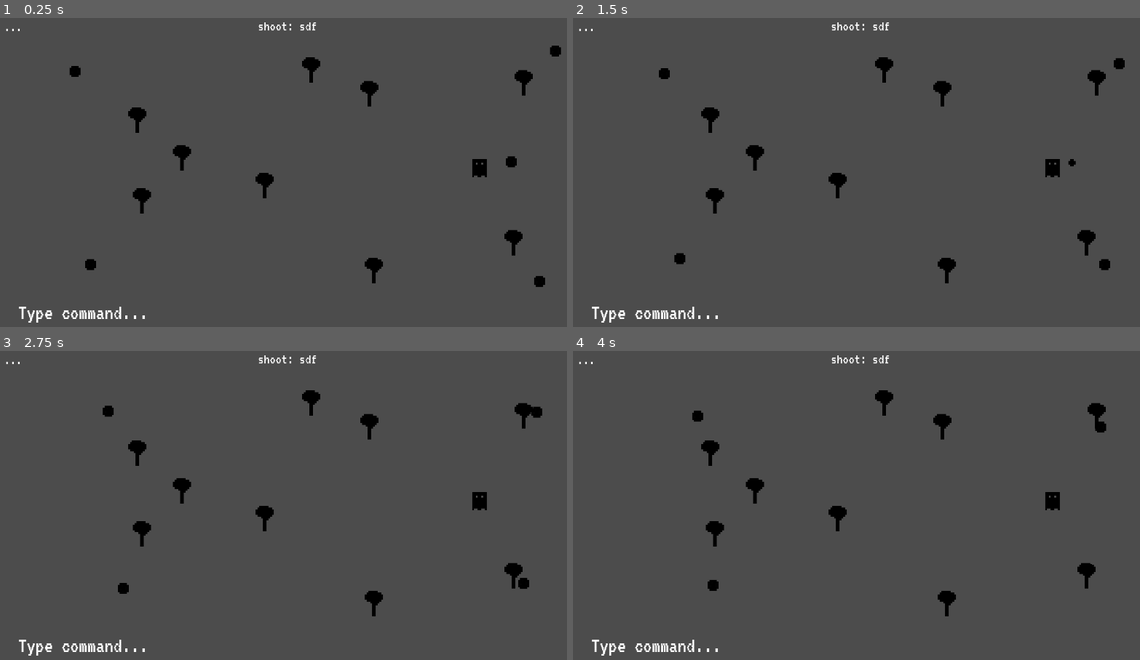
Above: before the commit, frames 1-4 (two rows, left to right).
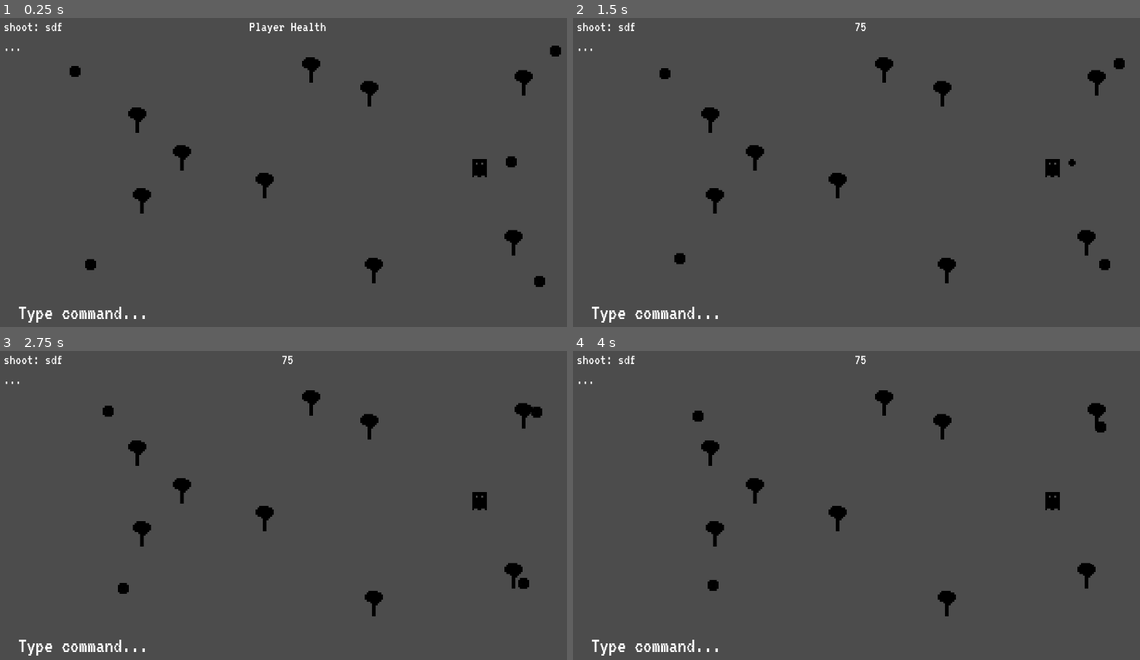
Above: after the commit, the same moments.

Repository: Anudin/LD41
Game: Godot game, scene res://Main.tscn
Two runs of this game, one before a commit and one after it. Both use one fixed random seed, a clock stepped at 60 frames per second and the inputs below.
Inputs:
- Up to frame 1 (0.25 s): no input
- Up to frame 2 (1.5 s): tap Enter at 0.5, 0.6 s; tap Space at 0.77 s; tap Backspace at 1.35 s
- Up to frame 3 (2.75 s): tap Space at 1.52 s; tap Delete at 2.1 s
- Up to frame 4 (4 s): tap Enter at 2.85 s; tap Space at 3.02, 3.77 s; tap Backspace at 3.6 s

The runs differ from the first frame. In frame 1, 0.3% of the frame differs, in the area x 0-58%, y 1-11%; in frame 2, 0.2%; in frame 3, 0.2%; in frame 4, 0.2%.

Commit message:
Add player health

Diff:
--- a/AI/AI.tscn
+++ b/AI/AI.tscn
@@ -48,7 +48,7 @@
 "values": [ Vector2( 0, 0 ), Vector2( 0, -1 ), Vector2( 0, 0 ) ]
 }
 
-[node name="AI" type="AnimatedSprite" index="0"]
+[node name="AI" type="AnimatedSprite"]
 
 scale = Vector2( 4, 4 )
 frames = SubResource( 3 )
--- a/AI/AttackPlayer.gd
+++ b/AI/AttackPlayer.gd
@@ -25,5 +25,8 @@
 	Parent.queue_free()
 
 func _on_area_entered(area):
-	cleanup = true
-	Parent.play("explode")
+	if area == Player.get_node("Area2D"):
+		cleanup = true
+		Parent.play("explode")
+		Parent.get_node("Area2D/CollisionShape2D").disabled = true
+		Player._on_hit()
--- a/Main.gd
+++ b/Main.gd
@@ -59,3 +59,6 @@
 		command_display += TEMP_COMMANDS[key] + ": " + key + "\n"
 
 	$UI/CommandMapping.text = command_display
+
+func _on_health_changed(health):
+	$UI/PlayerHealth.text = str(health)
--- a/Main.tscn
+++ b/Main.tscn
@@ -15,7 +15,7 @@
 font_data = ExtResource( 2 )
 _sections_unfolded = [ "Font", "Settings" ]
 
-[node name="Main" type="Node2D"]
+[node name="Main" type="Node2D" index="0"]
 
 script = ExtResource( 1 )
 __meta__ = {
@@ -44,10 +44,10 @@
 anchor_top = 0.0
 anchor_right = 0.0
 anchor_bottom = 0.0
-margin_left = 17.0
-margin_top = 9.0
-margin_right = 169.0
-margin_bottom = 58.0
+margin_left = 16.0
+margin_top = 53.0
+margin_right = 185.0
+margin_bottom = 102.0
 rect_pivot_offset = Vector2( 0, 0 )
 rect_clip_content = false
 mouse_filter = 2
@@ -67,10 +67,10 @@
 anchor_top = 0.0
 anchor_right = 0.0
 anchor_bottom = 0.0
-margin_left = 564.0
-margin_top = 8.0
-margin_right = 716.0
-margin_bottom = 57.0
+margin_left = 16.0
+margin_top = 9.0
+margin_right = 211.0
+margin_bottom = 58.0
 rect_pivot_offset = Vector2( 0, 0 )
 rect_clip_content = false
 mouse_filter = 2
@@ -79,13 +79,36 @@
 size_flags_vertical = 4
 custom_fonts/font = SubResource( 1 )
 text = "Command Mapping"
+percent_visible = 1.0
+lines_skipped = 0
+max_lines_visible = -1
+_sections_unfolded = [ "custom_fonts" ]
+
+[node name="PlayerHealth" type="Label" parent="UI" index="2"]
+
+anchor_left = 0.0
+anchor_top = 0.0
+anchor_right = 0.0
+anchor_bottom = 0.0
+margin_left = 543.0
+margin_top = 9.0
+margin_right = 738.0
+margin_bottom = 58.0
+rect_pivot_offset = Vector2( 0, 0 )
+rect_clip_content = false
+mouse_filter = 2
+mouse_default_cursor_shape = 0
+size_flags_horizontal = 1
+size_flags_vertical = 4
+custom_fonts/font = SubResource( 1 )
+text = "Player Health"
 align = 1
 percent_visible = 1.0
 lines_skipped = 0
 max_lines_visible = -1
 _sections_unfolded = [ "custom_fonts" ]
 
-[node name="TextInput" parent="UI" index="2" instance=ExtResource( 3 )]
+[node name="TextInput" parent="UI" index="3" instance=ExtResource( 3 )]
 
 margin_left = 48.0
 margin_top = 630.0
@@ -152,7 +175,7 @@
 
 [node name="AI5" parent="AI" index="4" instance=ExtResource( 5 )]
 
-position = Vector2( 165.427, 122.195 )
+position = Vector2( 165.967, 122.195 )
 
 [node name="Player" parent="." index="3" instance=ExtResource( 6 )]
 
@@ -161,3 +184,5 @@
 [connection signal="queue_updated" from="UI/TextInput" to="." method="_on_queue_updated"]
 
 [connection signal="text_command" from="UI/TextInput" to="Player" method="_on_text_command"]
+
+[connection signal="health_changed" from="Player" to="." method="_on_health_changed"]
--- a/Player/Player.gd
+++ b/Player/Player.gd
@@ -1,6 +1,10 @@
 extends Sprite
 
+signal health_changed
+
 var Bullet = preload("res://Player/Bullet.tscn")
+
+var health = 100
 
 var direction = Vector2(0,0)
 var last_direction = Vector2(0,1)
@@ -67,3 +71,7 @@
 func _on_screen_collision():
 	last_direction = direction
 	direction = Vector2(0,0)
+
+func _on_hit():
+	health -= 25
+	emit_signal("health_changed", health)
